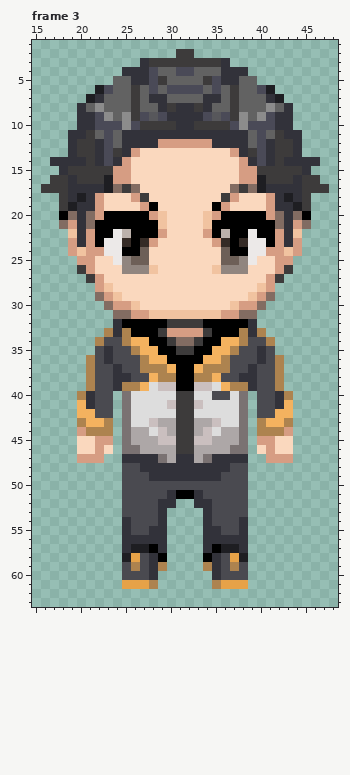
Two states of a pixel-art file, Sprites/Subaru/front_walk.ase. Above: the version before the commit.
64x64 pixels, 4 frames. Colours within 5 levels of each other are drawn and written as one. Shown: frame 3: x 15..48, y 1..63.
New version:
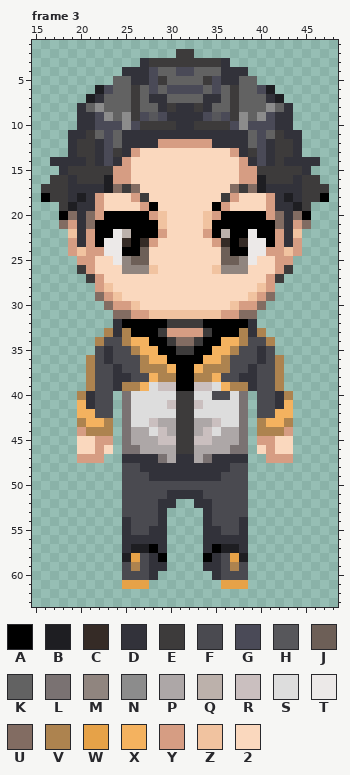
Palette (. is transparent): A #000000  B #1e1e22  C #352b26  D #32323a  E #3d3b3b  F #4a4a50  G #4a4a57  H #57575b  J #6d5f57  K #626262  L #7a7272  M #90857f  N #8c8c8c  P #ada7a7  Q #bcb1ab  R #cabfbf  S #dddddd  T #ece9e8  U #826c62  V #ad834f  W #e6a248  X #f4b25f  Y #d69d83  Z #f1c3a0  2 #fad8be
From old to new:
Frame 3, layer "Body Copy":
y 18: x 16..17 .. -> AE; x 46..47 .. -> EA
y 51: x 31..32 AA -> DD
y 59: x 29 V -> D; x 34 V -> D
y 61: x 28 V -> .; x 35 V -> .
Boxes around the changes in both pictures, in picture pixels (x1, y1, x2, y2):
added: (41, 193, 59, 202)
added: (311, 193, 329, 202)
changed: (176, 490, 194, 499)
changed: (149, 562, 167, 589)
changed: (203, 562, 221, 589)
